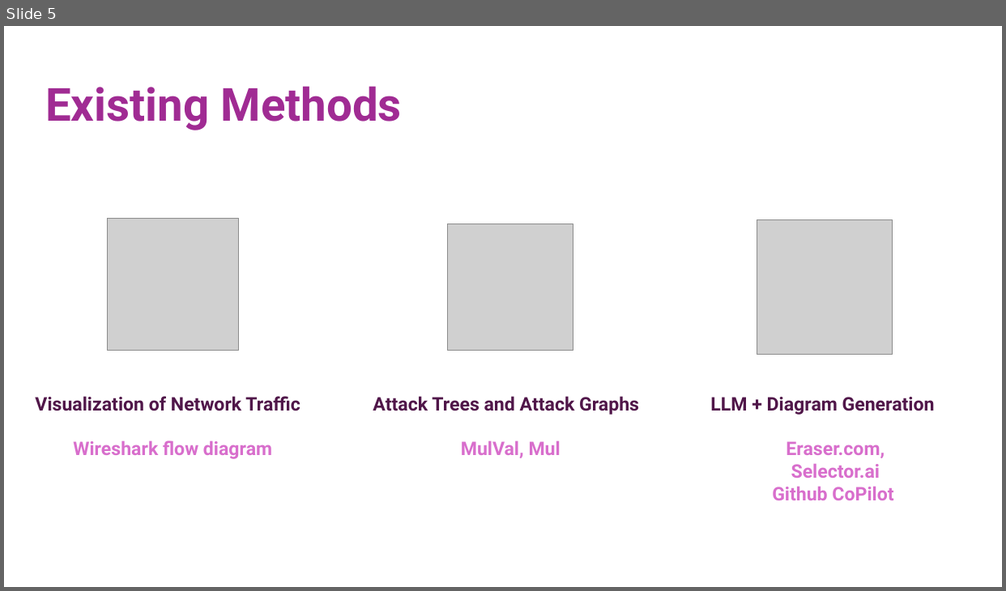
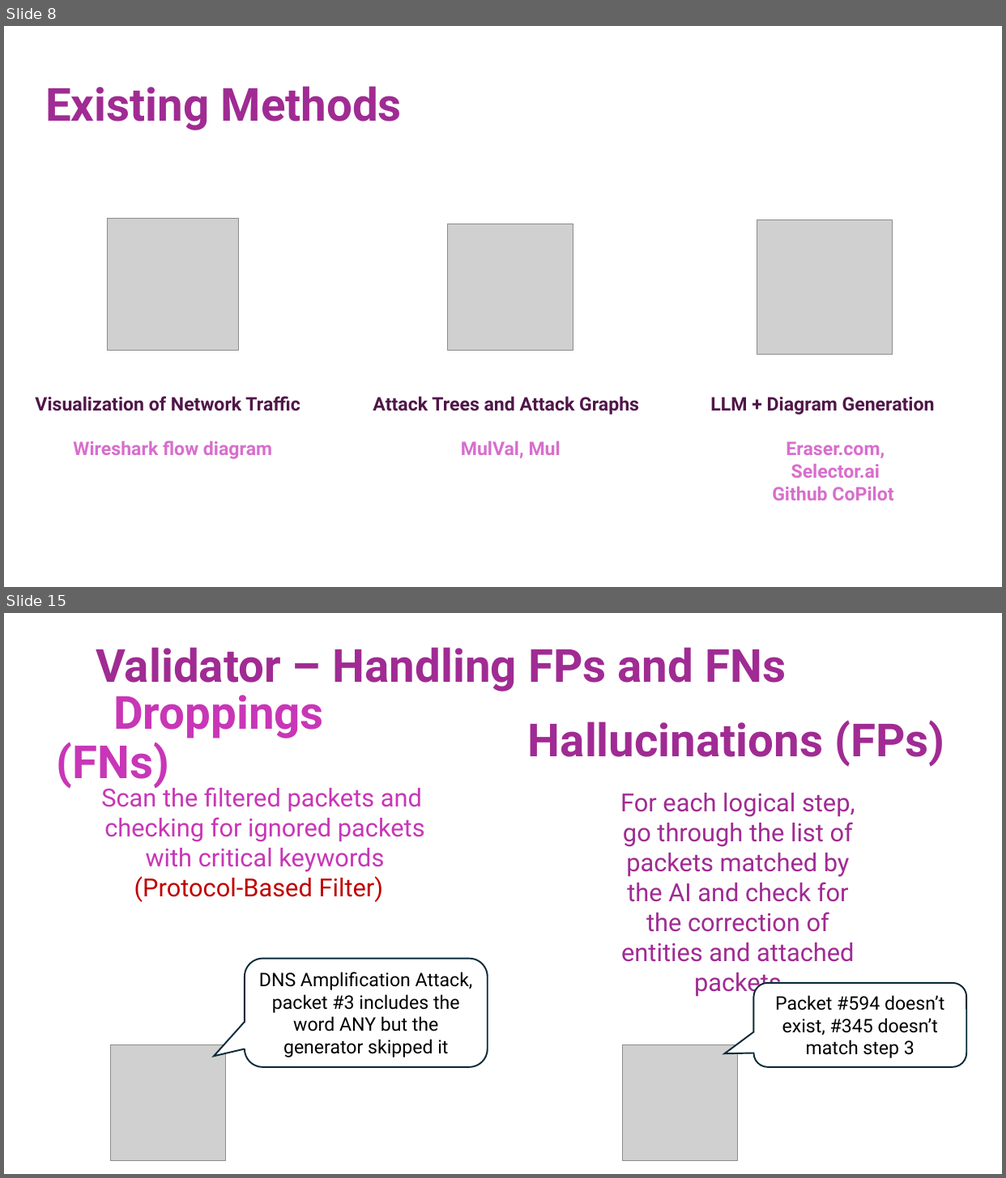
Before and after one commit to gshachar12/auto-diagram, a slide deck: Pcaplot_presentation.pptx. Shown one above the other, each under a label of ours: slide 5 before the commit, slides 8 and 15 after it; the slides between them are not shown. The pictures are 1006x591 and 1006x1178 pixels, drawn with LibreOffice and Linux fonts; fonts in the diff are those of the drawing; grey boxes stand for pictures. Boxes give left, top, right and bottom in pixels: in the first picture for what was removed or moved away, otherwise in the second. Text is boxed around its words. In the diff, an @@ line names an element or a change of style, - is before the commit and + after.

```diff
--- a/Pcaplot_presentation.pptx
+++ b/Pcaplot_presentation.pptx
@@ slide 15 added at bbox=[4, 613, 1002, 1174], background #FFFFFF @@
@@ title added at bbox=[96, 647, 786, 692], 44 pt, text #A02B93, bold @@
+Validator – Handling FPs and FNs
@@ group added at bbox=[57, 695, 487, 1161]: 2 texts, 1 picture, 1 rounded speech box @@
+Scan the filtered packets and
+checking for ignored packets
+with critical keywords
+(Protocol-Based Filter)
+Droppings (FNs)
+DNS Amplification Attack, packet #3 includes the word ANY but the generator skipped it
@@ group added at bbox=[528, 720, 967, 1161]: 2 texts, 1 picture, 1 rounded speech box @@
+Hallucinations (FPs)
+For each logical step, go through the list of packets matched by the AI and check for the correction of entities and attached packets
+Packet #594 doesn’t exist, #345 doesn’t match step 3
@@ what was slide 5 is now slide 8 @@
```
Also in this commit, not shown: 13 slides changed, 11 other slides added, 16 slides removed, 30 other files.
